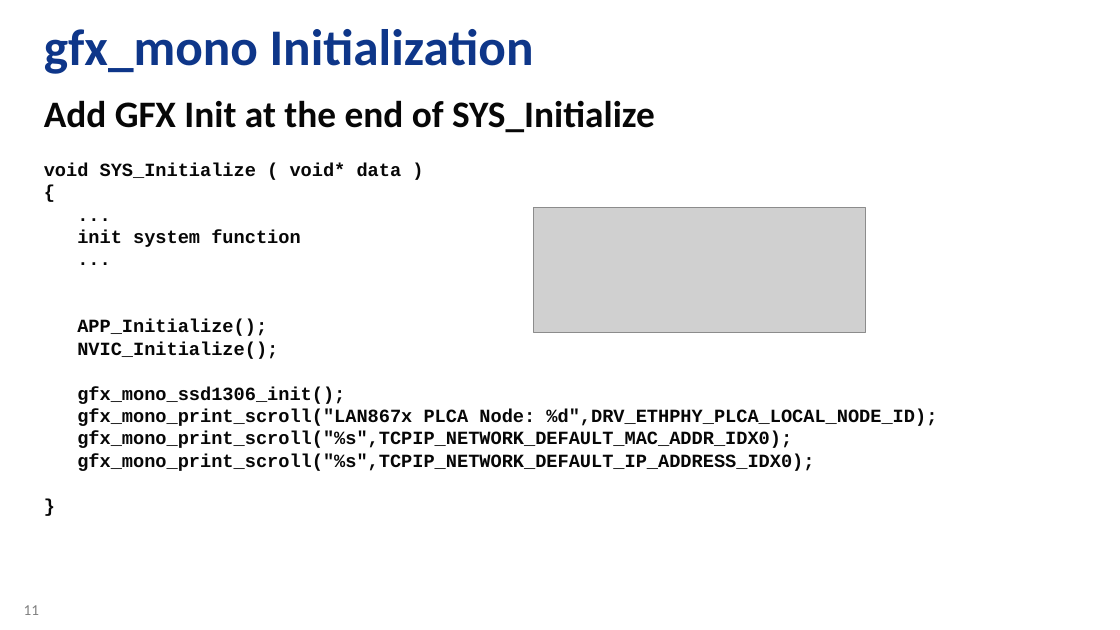
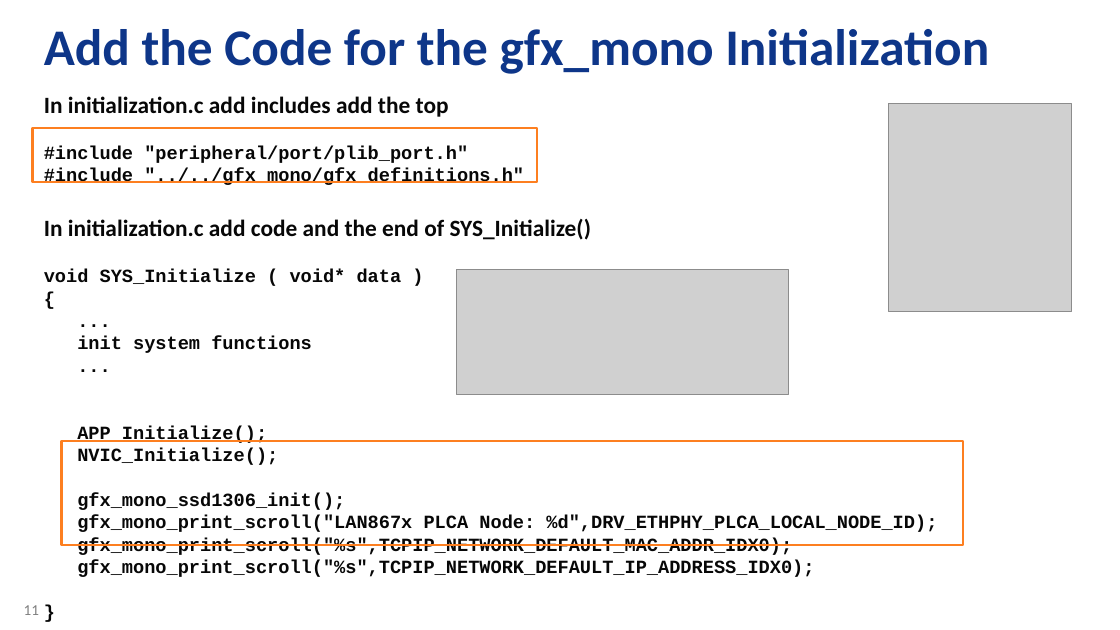
Before and after one commit to zabooh/T1S_Lab, a slide deck: slide 11 of doc/OLED1.pptx. Drawn at 1120x630 pixels with LibreOffice and Linux fonts; fonts in the diff are those of the drawing; grey boxes stand for pictures; background and template pictures are left out. Boxes give left, top, right and bottom in pixels: in the first picture for what was removed or moved away, otherwise in the second. Text is boxed around its words. In the diff, an @@ line names an element or a change of style, - is before the commit and + after.

```diff
--- a/doc/OLED1.pptx
+++ b/doc/OLED1.pptx
@@ title at (44,29,989,74): text changed @@
-gfx_mono Initialization
+Add the Code for the gfx_mono Initialization
@@ text at (44,96,591,240): text changed; size 32 to 20 pt @@
-Add GFX Init at the end of SYS_Initialize
+In initialization.c add includes add the top
+#include "peripheral/port/plib_port.h"
+#include "../../gfx_mono/gfx_definitions.h"
+In initialization.c add code and the end of SYS_Initialize()
@@ picture added at (889,103,1072,312) @@
@@ rectangle added at (33,129,537,182), outline #FD7F20 2 pt @@
@@ picture: place and size @@
-picture at (534,208,865,332)
+picture at (456,270,788,394)
@@ text at (77,336,312,353): text changed @@
-init system function
+init system functions
@@ rectangle added at (61,441,963,545), outline #FD7F20 2 pt @@
```
Also in this commit, not shown: 4 other slides changed, 3 slides added, 3 slides removed.
